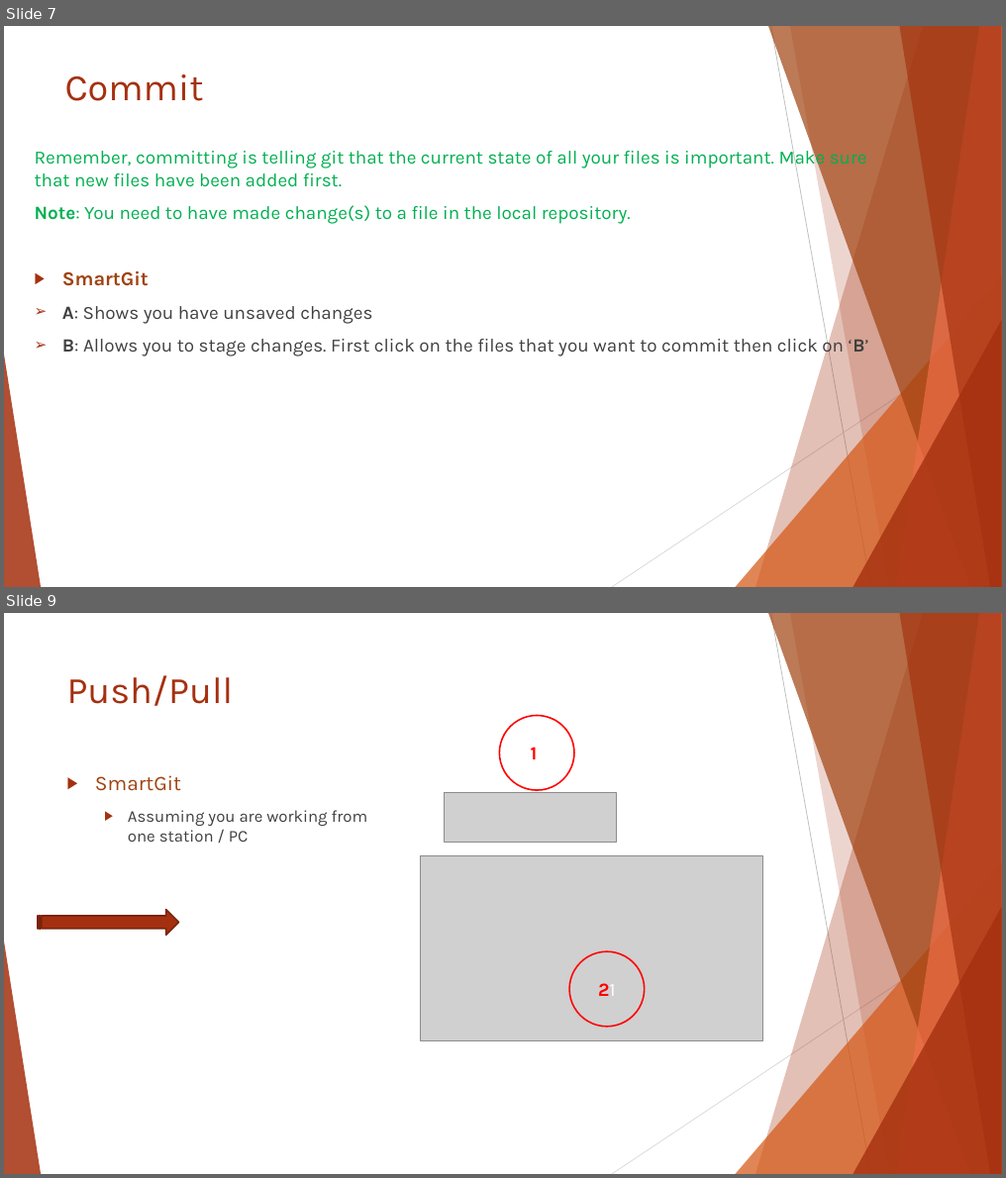
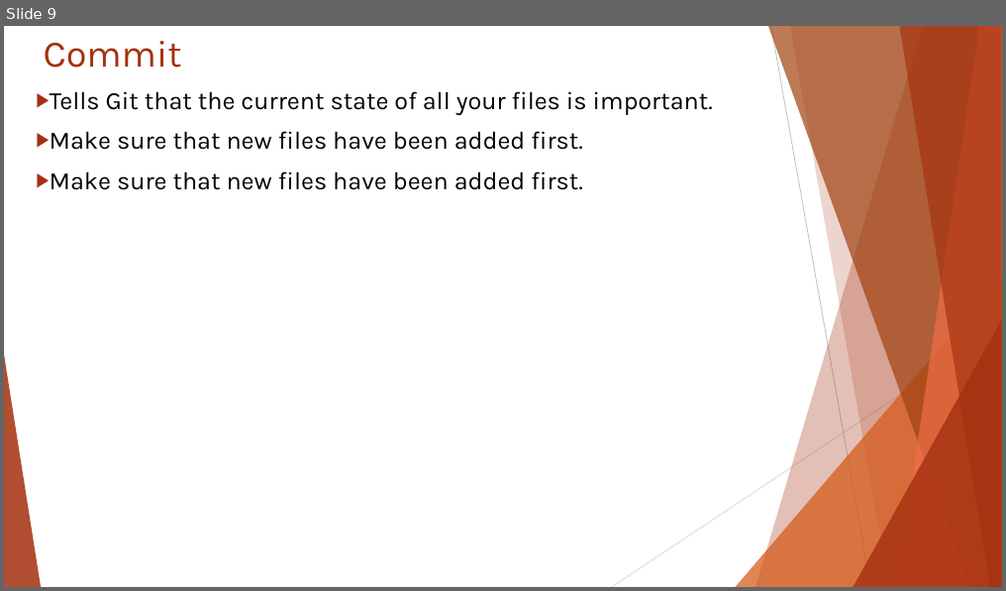
Before and after one commit to ICI3D/Sandbox, a slide deck: IntroToGitHub&SmartGit-v3.1.pptx. Shown one above the other, each under a label of ours: slides 7 and 9 before the commit, slide 9 after it; the slides between them are not shown. The pictures are 1006x1178 and 1006x591 pixels, drawn with LibreOffice and Linux fonts; fonts in the diff are those of the drawing; grey boxes stand for pictures. Boxes give left, top, right and bottom in pixels: in the first picture for what was removed or moved away, otherwise in the second. Text is boxed around its words. In the diff, an @@ line names an element or a change of style, - is before the commit and + after.

```diff
--- a/IntroToGitHub&SmartGit-v3.1.pptx
+++ b/IntroToGitHub&SmartGit-v3.1.pptx
@@ slide 9 removed at [4,613,1002,1174], background #FFFFFF; not listed: 10 template elements that a slide beside it also shows @@
@@ title removed at [67,675,234,706] @@
-Push/Pull
@@ ellipse removed at [500,716,574,790] @@
-11
@@ text removed at [95,775,368,842] @@
-▶ SmartGit
-  ▶ Assuming you are working from one station / PC
@@ picture removed at [445,792,617,842] @@
@@ picture removed at [421,857,764,1042] @@
@@ striped right arrow removed at [38,909,179,935] @@
@@ ellipse removed at [569,953,645,1027] @@
-21
@@ what was slide 7 is now slide 9 @@
@@ slide 9 changed as well @@
@@ title "Commit": place and size @@
-title "Commit" at [65,75,204,101]
+title "Commit" at [44,41,182,68]
@@ text at [50,91,713,190]: text changed; size 18 to 24 pt; text colour #00B050 to #000000 @@
-Remember, committing is telling git that the current state of all your files is important. Make sure that new files have been added first.
-  Note: You need to have made change(s) to a file in the local repository.
-▶ SmartGit
-➢ A: Shows you have unsaved changes
-➢ B: Allows you to stage changes. First click on the files that you want to commit then click on ‘B’
+▶ Tells Git that the current state of all your files is important.
+▶ Make sure that new files have been added first.
+▶ Make sure that new files have been added first.
```
Also in this commit, not shown: 6 other slides changed, 6 slides added, 2 other slides removed, 1 other file.
